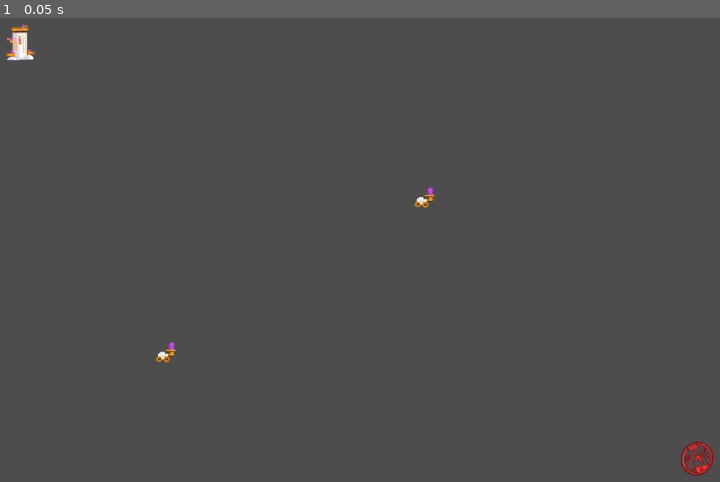
Above: before the commit, frame 1.
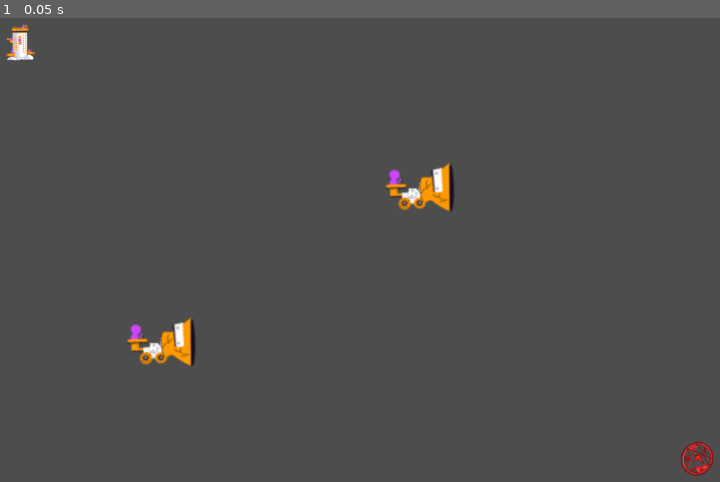
Above: after the commit, the same moment.

Repository: Wake1st/anti-tower
Game: Godot game, scene res://scenes/levels/level_1.tscn
Same seed, same stepped clock (60 frames per second), same inputs: the game is played once before the commit and once after it. This scene is started directly instead of the project's main scene.
Inputs:
- Up to frame 1 (0.05 s): no input

The runs differ from the first frame. In frame 1, 1.2% of the frame differs, in the area x 17-64%, y 31-75%.

Commit message:
adding animations

Diff:
--- a/systems/projectile.gd
+++ b/systems/projectile.gd
@@ -4,7 +4,9 @@
 
 const SPEED_BOOST: float = 100
 
-@export var speed: float = 3.0
+@export var speed: float = 9.0
+
+@onready var sprite: Sprite2D = $Sprite2D
 
 var target: Unit
 
@@ -22,7 +24,10 @@
 	if target == null:
 		destroy()
 	else:
-		var movement = (
-			target.global_position - global_position
-		).normalized() * SPEED_BOOST * speed * delta
+		# move towards target
+		var norm = (target.global_position - global_position).normalized()
+		var movement = norm * SPEED_BOOST * speed * delta
 		move_and_collide(movement)
+
+		# face target
+		global_rotation = norm.angle()
--- a/systems/turret.gd
+++ b/systems/turret.gd
@@ -6,6 +6,9 @@
 
 @export_range(0,1,0.01) var rate_of_fire: float = 0.5
 var cooldown: float
+
+@onready var base_sprite: Sprite2D = $BaseSprite
+@onready var barrel_pivot: Node2D = $BarrelPivot
 
 var targets: Array[Unit]
 
@@ -17,14 +20,23 @@
 func _process(delta: float) -> void:
 	cooldown -= delta
 
-	if cooldown <= 0 && targets.size() > 0:
-			# fire at closest
-			var closest_target = targets.get(0)
-			if closest_target != null:
-				_fire(closest_target)
+	if targets.size() > 0:
+		# face target
+		var closest_target = targets.get(0)
+		if closest_target == null: return # stoopid check
 
-			# turret fires the moment targets are available
+		# flip turret
+		var relative_diff_x = closest_target.global_position.x - global_position.x
+		base_sprite.flip_h = relative_diff_x >= 0
+
+		# point barrel
+		var angle_to_target = global_position.angle_to_point(closest_target.global_position)
+		barrel_pivot.global_rotation = angle_to_target
+
+		# turret fires the moment targets are available
+		if cooldown <= 0:
 			cooldown = 1/rate_of_fire
+			_fire(closest_target)
 
 
 func _fire(target: Unit) -> void:
--- a/systems/turret.tscn
+++ b/systems/turret.tscn
@@ -2,6 +2,7 @@
 
 [ext_resource type="Script" uid="uid://f3hy53uyvlmu" path="res://systems/turret.gd" id="1_pgawy"]
 [ext_resource type="Texture2D" uid="uid://18g54w6sr0sw" path="res://assets/sprites/TURRET_BODY.png" id="2_pgawy"]
+[ext_resource type="Texture2D" uid="uid://cj50i7kx3ngkx" path="res://assets/sprites/TURRET _BARREL.png" id="3_7ya63"]
 
 [sub_resource type="CircleShape2D" id="CircleShape2D_q8uxy"]
 radius = 200.0
@@ -9,9 +10,11 @@
 [node name="Turret" type="Node2D" unique_id=815908323]
 script = ExtResource("1_pgawy")
 
-[node name="Sprite2D" type="Sprite2D" parent="." unique_id=208160446]
-position = Vector2(0, 6)
+[node name="BaseSprite" type="Sprite2D" parent="." unique_id=208160446]
+position = Vector2(-1, -13)
+scale = Vector2(2, 2)
 texture = ExtResource("2_pgawy")
+flip_h = true
 
 [node name="Area2D" type="Area2D" parent="." unique_id=572764461]
 collision_layer = 8
@@ -20,6 +23,15 @@
 [node name="CollisionShape2D" type="CollisionShape2D" parent="Area2D" unique_id=231857722]
 shape = SubResource("CircleShape2D_q8uxy")
 
+[node name="BarrelPivot" type="Node2D" parent="." unique_id=687629613]
+
+[node name="BarrelSprite" type="Sprite2D" parent="BarrelPivot" unique_id=1313473962]
+position = Vector2(17.000004, -3.9999962)
+rotation = 1.1447945
+scale = Vector2(2, 2)
+texture = ExtResource("3_7ya63")
+flip_h = true
+
 [connection signal="area_entered" from="Area2D" to="." method="_on_area_2d_area_entered"]
 [connection signal="area_exited" from="Area2D" to="." method="_on_area_2d_area_exited"]
 [connection signal="body_entered" from="Area2D" to="." method="_on_area_2d_body_entered"]
